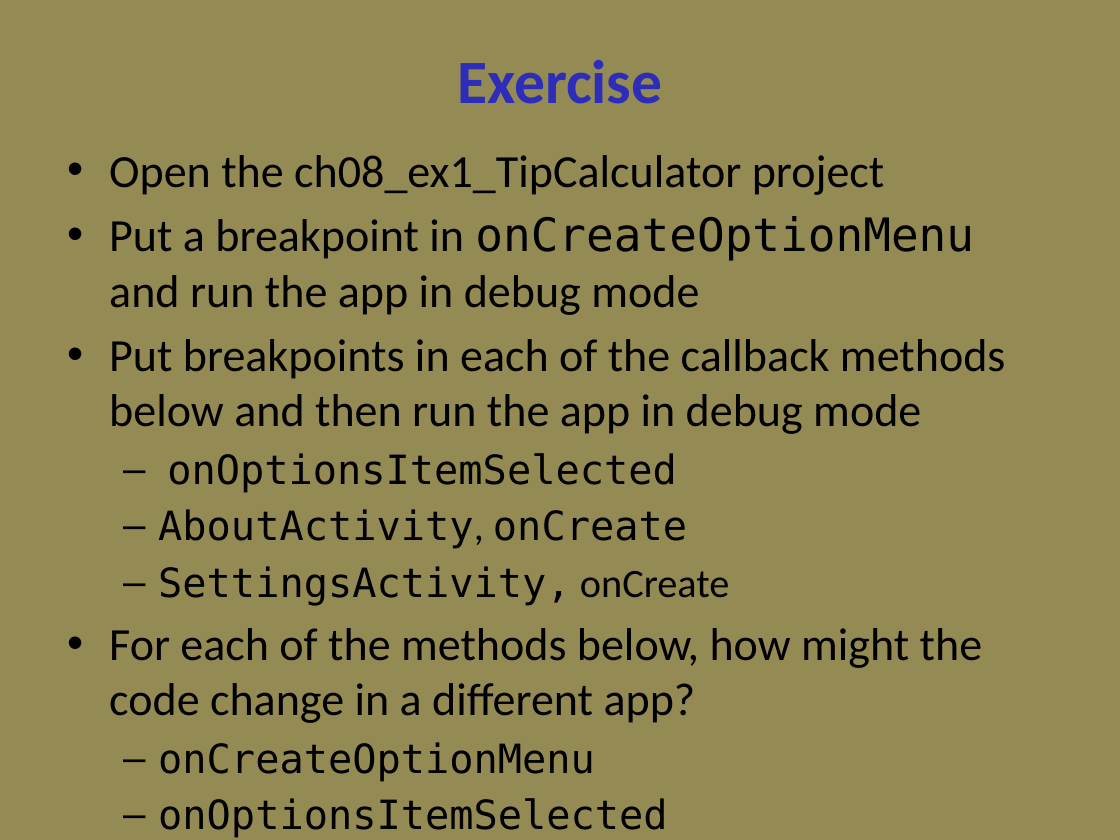
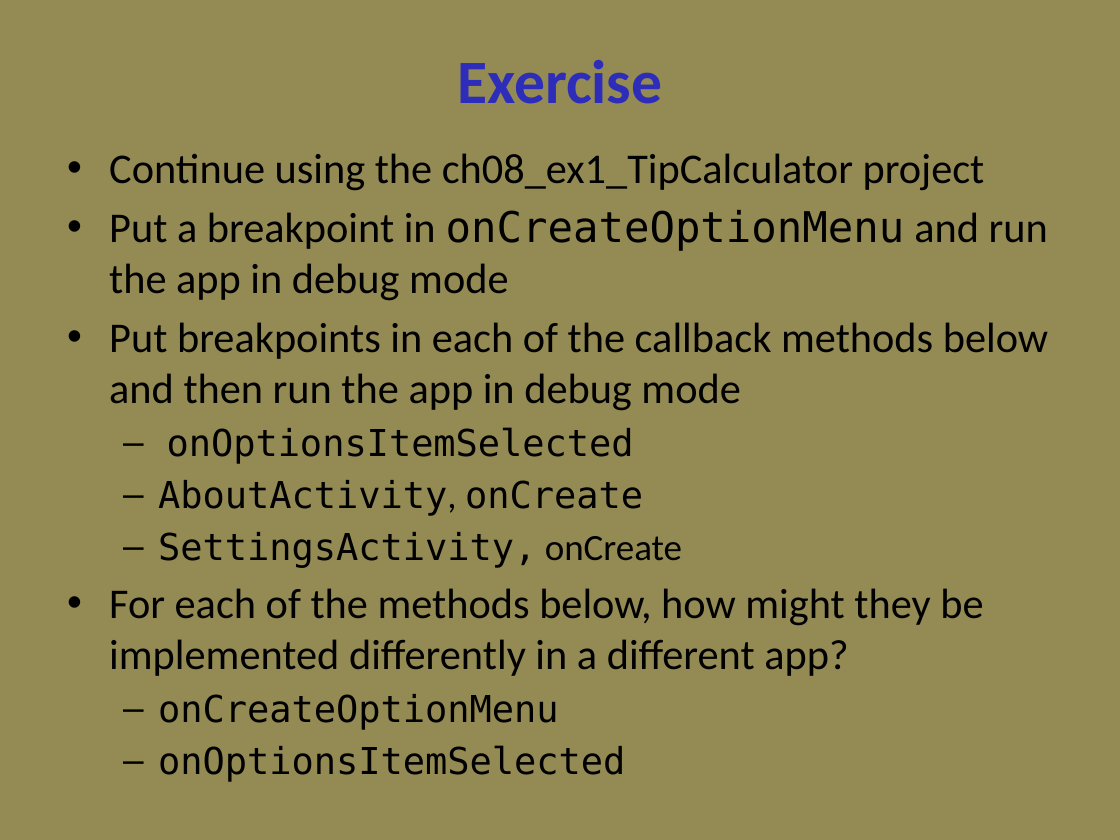
Before and after one commit to UO-CIS/CIS399Android-CourseMaterials, a slide deck: slide 23 of Notes and Slides/CIS399Wk2Day3b-Menu+Settings.pptx (slide 20 before the commit). Drawn at 1120x840 pixels with LibreOffice and Linux fonts; fonts in the diff are those of the drawing. Boxes give left, top, right and bottom in pixels: in the first picture for what was removed or moved away, otherwise in the second. Text is boxed around its words. In the diff, an @@ line names an element or a change of style, - is before the commit and + after.

```diff
--- a/Notes and Slides/CIS399Wk2Day3b-Menu+Settings.pptx
+++ b/Notes and Slides/CIS399Wk2Day3b-Menu+Settings.pptx
@@ text at box(109, 153, 985, 190): text changed; size 29.6 to 27.2 pt @@
-• Open the ch08_ex1_TipCalculator project
+• Continue using the ch08_ex1_TipCalculator project
@@ text at box(109, 210, 1048, 730): size 29.6 to 27.2 pt in "Put a breakpoint in onCreateOptionMenu and run ...", "Put breakpoints in each of the callback ..."; size 25.9 to 23.8 pt in "onOptionsItemSelected", "AboutActivity, onCreate", "SettingsActivity, onCreate", "onCreateOptionMenu" and 1 more places @@
@@ text at box(109, 588, 983, 676): text changed; size 29.6 to 27.2 pt @@
-• For each of the methods below, how might the code change in a different app?
+• For each of the methods below, how might they be implemented differently in a different app?
```
Also in this commit, not shown: 12 other slides changed, 6 slides added, 1 slide removed, 9 other files.
